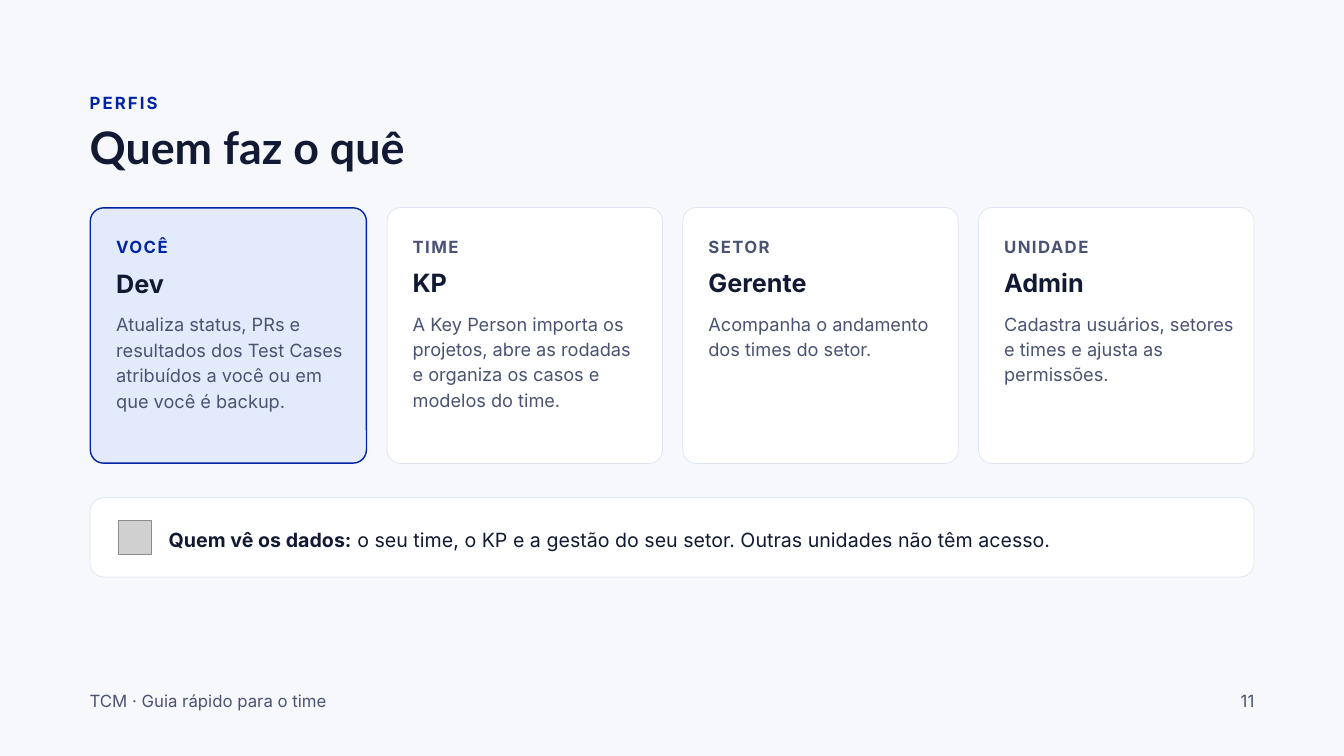
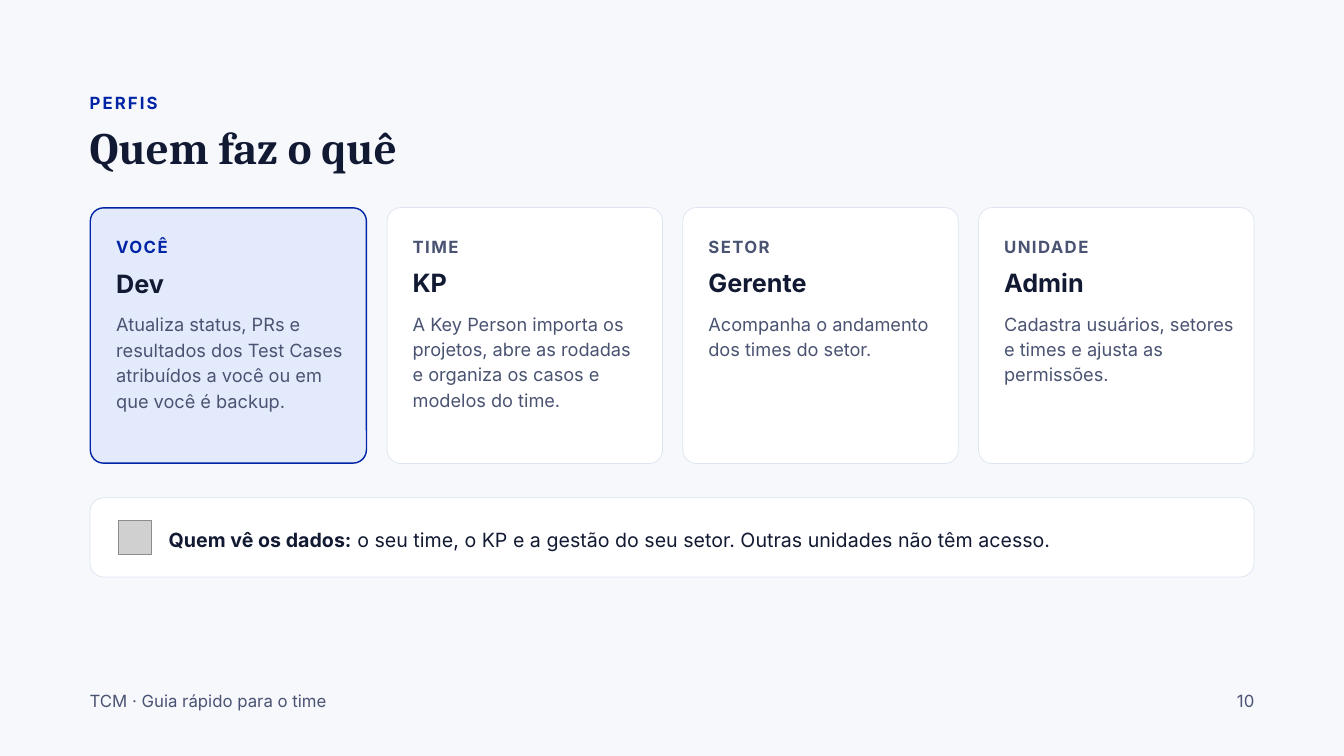
Before and after one commit to acarolinelais/tcm, a slide deck: slide 10 of docs/apresentacoes/tcm-guia-do-time.pptx (slide 11 before the commit). Drawn at 1344x756 pixels with LibreOffice and Linux fonts; fonts in the diff are those of the drawing; grey boxes stand for pictures. Boxes give left, top, right and bottom in pixels: in the first picture for what was removed or moved away, otherwise in the second. Text is boxed around its words. In the diff, an @@ line names an element or a change of style, - is before the commit and + after.

```diff
--- a/docs/apresentacoes/tcm-guia-do-time.pptx
+++ b/docs/apresentacoes/tcm-guia-do-time.pptx
@@ title "Quem faz o quê" at [90, 132, 396, 174]: font Lato to Cambria @@
@@ text at [1237, 694, 1254, 707]: text changed @@
-11
+10
```
Also in this commit, not shown: 10 other slides changed.
